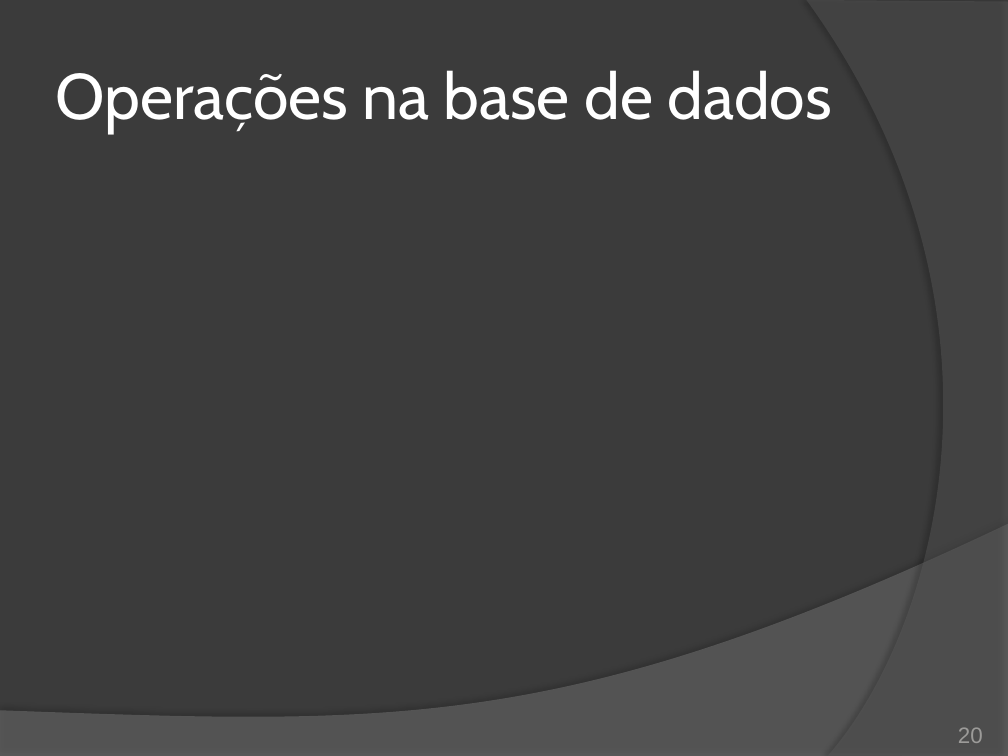
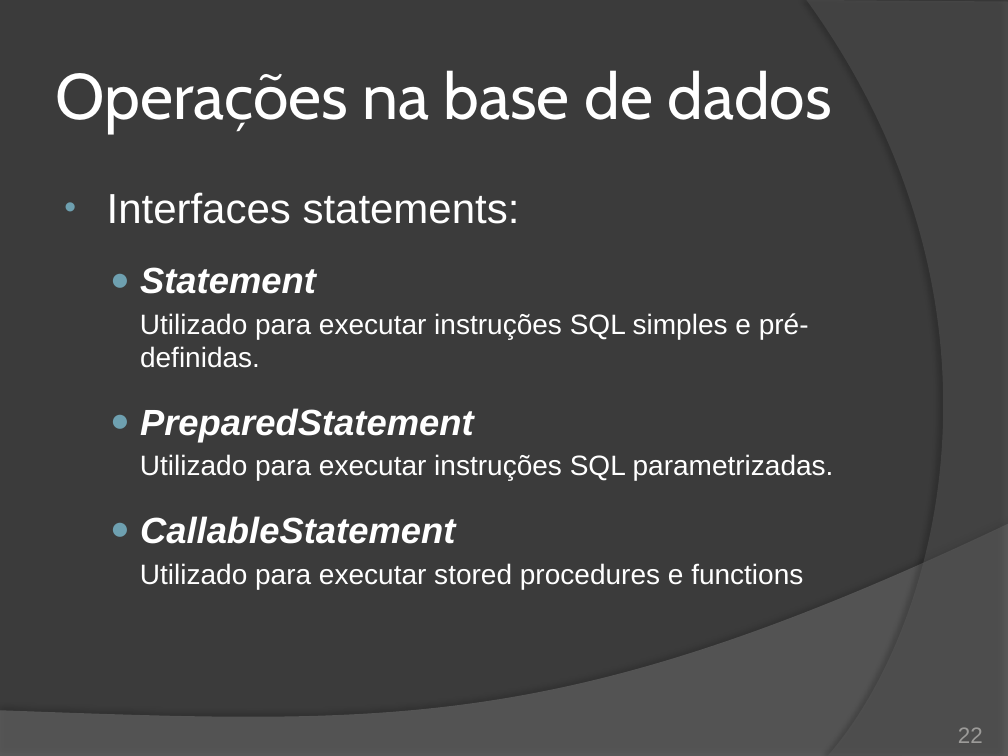
Before and after one commit to duchesqui/slzvieira-training, a slide deck: slide 22 of 2-Java-Programmer-Modulo-II/19.Capitulo11.pptx (slide 20 before the commit). Drawn at 1008x756 pixels with LibreOffice and Linux fonts; fonts in the diff are those of the drawing. Boxes give left, top, right and bottom in pixels: in the first picture for what was removed or moved away, otherwise in the second. Text is boxed around its words. In the diff, an @@ line names an element or a change of style, - is before the commit and + after.

Commit message:
JDBC: Statement e PreparedStatement

```diff
--- a/2-Java-Programmer-Modulo-II/19.Capitulo11.pptx
+++ b/2-Java-Programmer-Modulo-II/19.Capitulo11.pptx
@@ text added at [107, 192, 834, 589], 20 pt, text #FFFFFF @@
+• Interfaces statements:
+  ● Statement
+  Utilizado para executar instruções SQL simples e pré-definidas.
+  ● PreparedStatement
+  Utilizado para executar instruções SQL parametrizadas.
+  ● CallableStatement
+  Utilizado para executar stored procedures e functions
@@ page number at [958, 727, 983, 743]: text changed @@
-20
+22
```
Also in this commit, not shown: 1 other slide changed, 6 slides added.
